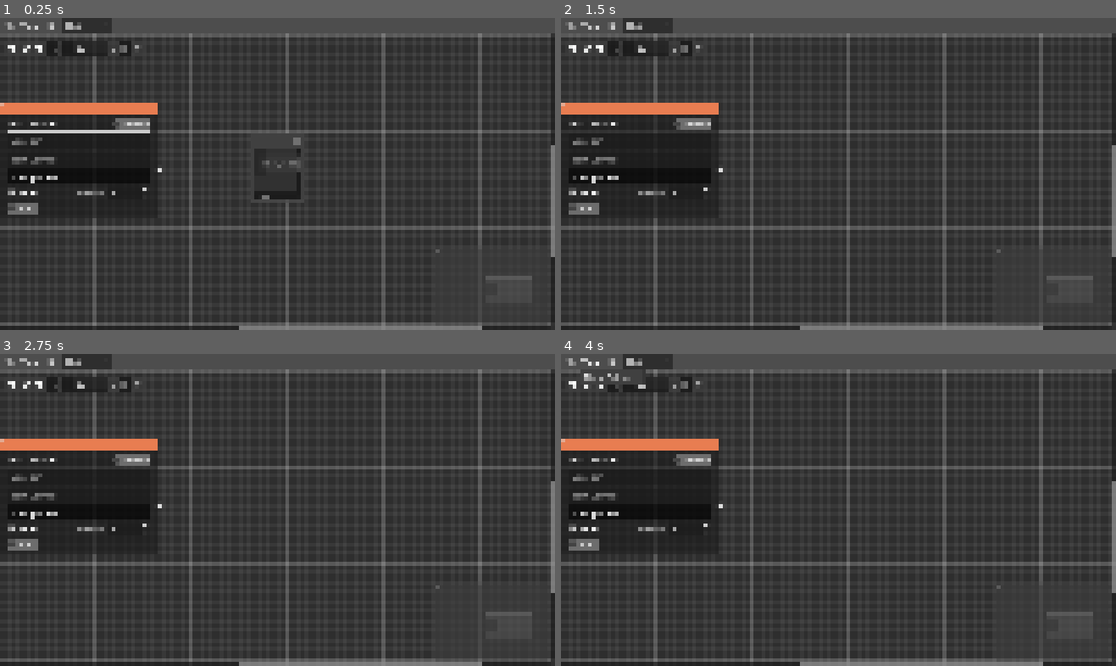
Above: before the commit, frames 1-4 (two rows, left to right).
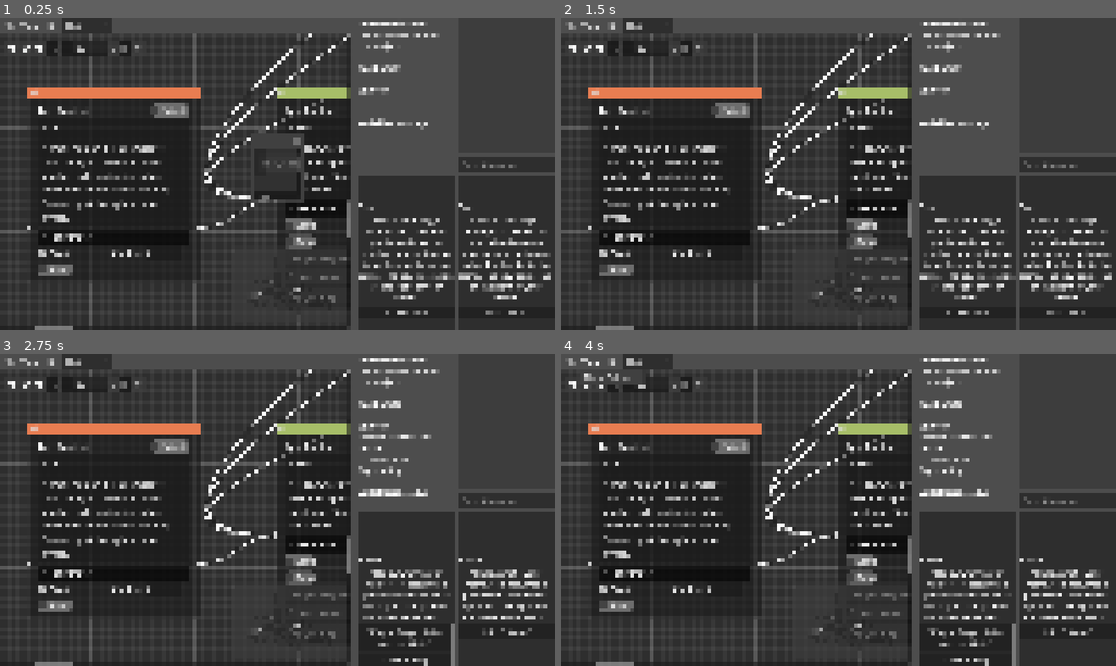
Above: after the commit, the same moments.

Repository: Roboticy3/Louder
Game: Godot game, scene res://proto_simulator/proto_simulator_wrapper.tscn
Two runs of this game, one before a commit and one after it. Both use one fixed random seed, a clock stepped at 60 frames per second and the inputs below. Before the commit the project starts from res://entities/editor.tscn.
Inputs (mouse positions are in pixels of both pictures, inside the frame that each line leads up to):
- Up to frame 1 (0.25 s): no input
- Up to frame 2 (1.5 s): click "Start" at 0.5 s; click "Start" at 1.25 s
- Up to frame 3 (2.75 s): click (405, 647) at 2 s, where only the run after the commit has a clickable "CONTINUE"
- Up to frame 4 (4 s): click "File" at 2.75 s; click "View" at 3.5 s

The runs differ from the first frame. In frame 1, 28% of the frame differs, in the area x 0-100%, y 1-100%; in frame 2, 28%; in frame 3, 28%; in frame 4, 28%.

Commit message:
fix bias in dice checks

Diff:
--- a/editor/demos/conversations/cordon.json
+++ b/editor/demos/conversations/cordon.json
@@ -5,26 +5,26 @@
 			"\"I don't know\"",
 			"Say nothing"
 		],
+		"conversation_id": "62",
+		"position_offset:x": "560.0",
+		"position_offset:y": "120.0",
 		"speaker": "Fosser",
 		"text": "\"Hello, what's your name?\" He assumes a polite stance and looks up at you. \"Sorry about my sister, she's weird.\"",
-		"conversation_id": "60",
-		"position_offset:x": "560.0",
-		"position_offset:y": "120.0",
-		"type": "hub"
-	},
-	{
+		"type": "hub"
+	},
+	{
+		"conversation_id": "65",
+		"position_offset:x": "1380.0",
+		"position_offset:y": "680.0",
 		"speaker": "Fosser",
 		"text": "\"I can see you\"",
-		"conversation_id": "63",
-		"position_offset:x": "1380.0",
-		"position_offset:y": "680.0",
-		"type": "hub"
-	},
-	{
-		"speaker": "Freya",
-		"conversation_id": "66",
+		"type": "hub"
+	},
+	{
+		"conversation_id": "68",
 		"position_offset:x": "1920.0",
 		"position_offset:y": "0.0",
+		"speaker": "Freya",
 		"type": "hub"
 	},
 	{
@@ -33,21 +33,21 @@
 			"\"Everything is going to be ok. How did you get here?\"",
 			"\"A knight?\""
 		],
+		"conversation_id": "72",
+		"position_offset:x": "1420.0",
+		"position_offset:y": "-160.0",
 		"speaker": "Structure",
 		"text": "Good. They know who you are. They have had proper processing. Now they can be processed.",
-		"conversation_id": "70",
-		"position_offset:x": "1420.0",
-		"position_offset:y": "-160.0",
 		"type": "hub"
 	},
 	{
 		"auto": true,
+		"conversation_id": "82",
 		"dice_level": "10.0",
 		"dice_skill": "Volition",
-		"speaker": "Freya",
-		"conversation_id": "80",
 		"position_offset:x": "4060.0",
 		"position_offset:y": "320.0",
+		"speaker": "Freya",
 		"type": "hub"
 	},
 	{
@@ -55,67 +55,67 @@
 			"(Flare your gills)",
 			"(Leave it be)"
 		],
+		"conversation_id": "84",
+		"position_offset:x": "4080.0",
+		"position_offset:y": "700.0",
 		"speaker": "Rhythm",
 		"text": "Her official stance and tone are inherently less interesting than the fish man standing behind the children.",
-		"conversation_id": "82",
-		"position_offset:x": "4080.0",
-		"position_offset:y": "700.0",
-		"type": "hub"
-	},
-	{
+		"type": "hub"
+	},
+	{
+		"conversation_id": "85",
+		"position_offset:x": "4480.0",
+		"position_offset:y": "800.0",
 		"speaker": "Benjamin",
 		"text": "The fish flares his gills and makes a farting sound.",
-		"conversation_id": "83",
-		"position_offset:x": "4480.0",
-		"position_offset:y": "800.0",
-		"type": "hub"
-	},
-	{
+		"type": "hub"
+	},
+	{
+		"conversation_id": "87",
+		"position_offset:x": "80.0",
+		"position_offset:y": "120.0",
 		"speaker": "Fica",
 		"start": true,
 		"text": "A small human girl attempts to hide from you behind an even smaller rock, motioning to her brother to do the same. The boy freezes up at the sight of your armor.",
-		"conversation_id": "85",
-		"position_offset:x": "80.0",
-		"position_offset:y": "120.0",
-		"type": "hub"
-	},
-	{
+		"type": "hub"
+	},
+	{
+		"conversation_id": "91",
+		"position_offset:x": "4880.0",
+		"position_offset:y": "800.0",
 		"speaker": "Fosser",
 		"text": "\"What?\" He turns. The knight has lost control of the center.",
-		"conversation_id": "89",
-		"position_offset:x": "4880.0",
-		"position_offset:y": "800.0",
-		"type": "hub"
-	},
-	{
+		"type": "hub"
+	},
+	{
+		"conversation_id": "92",
+		"position_offset:x": "1000.0",
+		"position_offset:y": "680.0",
 		"speaker": "Fica",
 		"text": "Fica whispers loudly. \"What are you doing! You're revealing my position!\" ",
-		"conversation_id": "90",
-		"position_offset:x": "1000.0",
-		"position_offset:y": "680.0",
-		"type": "hub"
-	},
-	{
+		"type": "hub"
+	},
+	{
+		"conversation_id": "93",
+		"position_offset:x": "580.0",
+		"position_offset:y": "660.0",
 		"speaker": "Fosser",
 		"text": "The boy keeps looking up at you for a second, but then decides to step towards his sister for safety.",
-		"conversation_id": "91",
-		"position_offset:x": "580.0",
-		"position_offset:y": "660.0",
-		"type": "hub"
-	},
-	{
-		"speaker": "Benjamin",
-		"conversation_id": "92",
+		"type": "hub"
+	},
+	{
+		"conversation_id": "94",
 		"position_offset:x": "560.0",
 		"position_offset:y": "-780.0",
-		"type": "hub"
-	},
-	{
+		"speaker": "Benjamin",
+		"type": "hub"
+	},
+	{
+		"conversation_id": "95",
+		"position_offset:x": "997.964172363281",
+		"position_offset:y": "-792.313537597656",
 		"speaker": "Benjamin",
 		"text": "A fish man has appeared. There is a cave behind him in the restricted area.",
-		"conversation_id": "93",
-		"position_offset:x": "997.964172363281",
-		"position_offset:y": "-792.313537597656",
 		"type": "hub"
 	},
 	{
@@ -125,59 +125,59 @@
 			"(Choice 1)",
 			"(Choice 2)"
 		],
-		"conversation_id": "94",
+		"conversation_id": "96",
 		"position_offset:x": "1400.0",
 		"position_offset:y": "-840.0",
 		"type": "hub"
 	},
 	{
+		"conversation_id": "97",
+		"position_offset:x": "1880.0",
+		"position_offset:y": "-1680.0",
 		"speaker": "Structure",
 		"text": "That's what the restricted area is protecting. Sometimes children get stuck in the caves.",
-		"conversation_id": "95",
+		"type": "hub"
+	},
+	{
+		"conversation_id": "98",
 		"position_offset:x": "1880.0",
-		"position_offset:y": "-1680.0",
-		"type": "hub"
-	},
-	{
+		"position_offset:y": "-2160.0",
 		"speaker": "Note",
 		"text": "Benjamin has the opportunity here to learn more about the world in one of two ways via a demonstration of a passive check. Meanwhile, Freya's view filters these out because of the overwhelming presence of structure in her personality at the beginning of the story.",
-		"conversation_id": "96",
-		"position_offset:x": "1880.0",
-		"position_offset:y": "-2160.0",
-		"type": "hub"
-	},
-	{
+		"type": "hub"
+	},
+	{
+		"conversation_id": "99",
 		"dice_level": "10.0",
 		"dice_skill": "Planets",
+		"position_offset:x": "1860.0",
+		"position_offset:y": "-920.0",
 		"speaker": "Planets",
 		"text": "The exquisite sandstone was soft and serene. The particular grain here is blessed. A perfect hiding spot while you were getting over your headache.",
-		"conversation_id": "97",
-		"position_offset:x": "1860.0",
-		"position_offset:y": "-920.0",
 		"type": "hub"
 	},
 	{
 		"auto": true,
-		"speaker": "Freya",
-		"conversation_id": "98",
+		"conversation_id": "100",
 		"position_offset:x": "160.0",
 		"position_offset:y": "660.0",
-		"type": "hub"
-	},
-	{
+		"speaker": "Freya",
+		"type": "hub"
+	},
+	{
+		"conversation_id": "101",
+		"position_offset:x": "2320.0",
+		"position_offset:y": "-80.0",
 		"speaker": "Life",
 		"text": "The kids look healthy. Even at there age, the fencing wouldn't have stood a chance.",
-		"conversation_id": "99",
-		"position_offset:x": "2320.0",
+		"type": "hub"
+	},
+	{
+		"conversation_id": "102",
+		"position_offset:x": "2740.0",
 		"position_offset:y": "-80.0",
-		"type": "hub"
-	},
-	{
 		"speaker": "Fica",
 		"text": "The girl speaks while staying hidden behind the rock. \"Brother went in the cave.\"",
-		"conversation_id": "100",
-		"position_offset:x": "2740.0",
-		"position_offset:y": "-80.0",
 		"type": "hub"
 	},
 	{
@@ -186,106 +186,107 @@
 			"(Choice 0)",
 			"(Choice 1)"
 		],
-		"conversation_id": "101",
+		"conversation_id": "103",
 		"position_offset:x": "3200.0",
 		"position_offset:y": "-40.0",
 		"type": "hub"
 	},
 	{
+		"conversation_id": "104",
+		"position_offset:x": "3660.0",
+		"position_offset:y": "-520.0",
 		"speaker": "Memory",
 		"text": "You were following the sound of footsteps. The air was stale down there.",
-		"conversation_id": "102",
+		"type": "hub"
+	},
+	{
+		"conversation_id": "105",
 		"position_offset:x": "3660.0",
-		"position_offset:y": "-520.0",
-		"type": "hub"
-	},
-	{
+		"position_offset:y": "-200.0",
 		"speaker": "Death",
 		"text": "The fish man and the caves smell similar. Either way, no place for kids.",
-		"conversation_id": "103",
-		"position_offset:x": "3660.0",
-		"position_offset:y": "-200.0",
 		"type": "hub"
 	},
 	{
 		"auto": true,
-		"conversation_id": "104",
+		"conversation_id": "106",
 		"position_offset:x": "4120.0",
 		"position_offset:y": "-260.0",
 		"type": "hub"
 	},
 	{
-		"speaker": "Freya",
-		"conversation_id": "105",
+		"conversation_id": "107",
 		"position_offset:x": "1920.0",
 		"position_offset:y": "-380.0",
-		"type": "hub"
-	},
-	{
+		"speaker": "Freya",
+		"type": "hub"
+	},
+	{
+		"conversation_id": "108",
+		"position_offset:x": "5060.0",
+		"position_offset:y": "220.0",
 		"speaker": "Note",
 		"text": "fosser_main and fica_main are story states. \"100\" in this case represents being en-route to being processed by freya.\n\nMeanwhile, \"200\" represents the kids going away on their own.\n\nBy default, variables behavve as \"0\" within the current system.",
-		"conversation_id": "106",
-		"position_offset:x": "5060.0",
-		"position_offset:y": "220.0",
-		"type": "hub"
-	},
-	{
-		"statements": "fica_main = 200",
-		"speaker": "Fica",
-		"text": "The opposite effect is had on Fica. The creepy fish man drives her out of hiding. \"Let's go, brother.\"",
-		"conversation_id": "107",
+		"type": "hub"
+	},
+	{
+		"conversation_id": "109",
 		"position_offset:x": "5320.0",
 		"position_offset:y": "800.0",
-		"type": "hub"
-	},
-	{
-		"statements": "fosser_main = 100",
-		"speaker": "Fosser",
-		"text": "Fosser complies to the knight's command, but Fica is staying behind her rock.",
-		"conversation_id": "108",
+		"speaker": "Fica",
+		"statements": "fica_main = 200",
+		"text": "The opposite effect is had on Fica. The creepy fish man drives her out of hiding. \"Let's go, brother.\"",
+		"type": "hub"
+	},
+	{
+		"conversation_id": "110",
 		"position_offset:x": "4520.0",
 		"position_offset:y": "340.0",
-		"type": "hub"
-	},
-	{
-		"text": "The kids are arguing now, you'll have to come back later when they've settled down.",
-		"conversation_id": "109",
+		"speaker": "Fosser",
+		"statements": "fosser_main = 100",
+		"text": "Fosser complies to the knight's command, but Fica is staying behind her rock.",
+		"type": "hub"
+	},
+	{
+		"conversation_id": "111",
 		"position_offset:x": "1760.0",
 		"position_offset:y": "680.0",
-		"type": "hub"
-	},
-	{
-		"statements": "fosser_main = 100",
 		"speaker": "Fosser",
-		"text": "Fosser complies, but the girl stays stubbornly behind the rock.",
-		"conversation_id": "110",
+		"text": "The kids are arguing now, you'll have to come back later when they've settled down.",
+		"type": "hub"
+	},
+	{
+		"conversation_id": "112",
 		"position_offset:x": "2560.0",
 		"position_offset:y": "-1240.0",
-		"type": "hub"
-	},
-	{
+		"speaker": "Fosser",
+		"statements": "fosser_main = 100",
+		"text": "Fosser complies, but the girl stays stubbornly behind the rock.",
+		"type": "hub"
+	},
+	{
+		"conversation_id": "113",
 		"dice_level": "10.0",
 		"dice_skill": "Stars",
+		"position_offset:x": "1880.0",
+		"position_offset:y": "-1360.0",
 		"speaker": "Stars",
 		"text": "The dense network of caves made you feel at home. Like a copy of the constellations, all linked together. ",
-		"conversation_id": "111",
-		"position_offset:x": "1880.0",
-		"position_offset:y": "-1360.0",
-		"type": "hub"
-	},
-	{
-		"statements": "freya_asserted_fosser = true",
-		"speaker": "Freya",
-		"conversation_id": "112",
+		"type": "hub"
+	},
+	{
+		"conversation_id": "114",
 		"position_offset:x": "980.0",
 		"position_offset:y": "-120.0",
-		"type": "hub"
-	},
-	{
-		"speaker": "Benjamin",
-		"conversation_id": "113",
+		"speaker": "Freya",
+		"statements": "relationship(\"Freya\", \"Fosser\")++",
+		"type": "hub"
+	},
+	{
+		"conversation_id": "115",
 		"position_offset:x": "1921.57897949219",
 		"position_offset:y": "257.490905761719",
+		"speaker": "Benjamin",
 		"type": "hub"
 	},
 	{
@@ -294,28 +295,28 @@
 			"(Choice 0)",
 			"(Choice 1)"
 		],
-		"conversation_id": "114",
+		"conversation_id": "116",
 		"position_offset:x": "2340.0",
 		"position_offset:y": "520.0",
 		"type": "hub"
 	},
 	{
+		"conversation_id": "117",
+		"position_offset:x": "3340.0",
+		"position_offset:y": "1180.0",
 		"speaker": "Note",
 		"text": "Maybe Freya can access the restricted area but other characters cannot?",
-		"conversation_id": "115",
-		"position_offset:x": "3340.0",
-		"position_offset:y": "1180.0",
 		"type": "hub"
 	},
 	{
 		"choices": [
 			"\"Both of you need to leave. This is a restricted area.\" (point towards the plaza)"
 		],
+		"conversation_id": "118",
+		"position_offset:x": "2780.0",
+		"position_offset:y": "260.0",
 		"speaker": "eath",
 		"text": "A suspicious fish-man has appeared behind the children. He looks poor and scared, and is also in the restricted area. Change of directive- get the kids out, anywhere other than here. Then investigate this *outlier*.",
-		"conversation_id": "116",
-		"position_offset:x": "2780.0",
-		"position_offset:y": "260.0",
 		"type": "hub"
 	},
 	{
@@ -324,11 +325,11 @@
 			"\"Am I in trouble?\"",
 			"(Retreat into the cave behind you)"
 		],
+		"conversation_id": "119",
+		"position_offset:x": "2780.0",
+		"position_offset:y": "1020.0",
 		"speaker": "Future",
 		"text": "You look like you're in trouble. Get out of here.",
-		"conversation_id": "117",
-		"position_offset:x": "2780.0",
-		"position_offset:y": "1020.0",
 		"type": "hub"
 	},
 	{
@@ -337,268 +338,268 @@
 			"(Choice 0)",
 			"(Choice 1)"
 		],
-		"conversation_id": "79",
+		"conversation_id": "120",
 		"position_offset:x": "3640.0",
 		"position_offset:y": "540.0",
 		"type": "hub"
 	},
 	{
-		"speaker": "Freya",
-		"conversation_id": "118",
+		"conversation_id": "121",
 		"position_offset:x": "3200.0",
 		"position_offset:y": "560.0",
+		"speaker": "Freya",
 		"type": "hub"
 	},
 	{
 		"from_choice": "\"Knight Freya of the Ancient Oak.\"",
-		"from_id": "60",
-		"to_id": "112",
+		"from_id": "62",
+		"to_id": "114",
 		"type": "connection"
 	},
 	{
 		"from_choice": "\"I don't know\"",
-		"from_id": "60",
+		"from_id": "62",
+		"to_id": "94",
+		"type": "connection"
+	},
+	{
+		"from_choice": "",
+		"from_id": "93",
 		"to_id": "92",
 		"type": "connection"
 	},
 	{
 		"from_choice": "",
+		"from_id": "114",
+		"to_id": "72",
+		"type": "connection"
+	},
+	{
+		"from_choice": "\"This area is restricted. Come with me.\"",
+		"from_id": "72",
+		"to_id": "107",
+		"type": "connection"
+	},
+	{
+		"from_choice": "\"Everything is going to be ok. How did you get here?\"",
+		"from_id": "72",
+		"to_id": "68",
+		"type": "connection"
+	},
+	{
+		"from_choice": "",
+		"from_id": "92",
+		"to_id": "65",
+		"type": "connection"
+	},
+	{
+		"from_choice": "",
+		"from_id": "65",
+		"to_id": "111",
+		"type": "connection"
+	},
+	{
+		"from_choice": "",
+		"from_id": "82",
+		"to_id": "110",
+		"type": "connection"
+	},
+	{
+		"from_choice": "(Choice 0)",
+		"from_id": "120",
+		"to_id": "82",
+		"type": "connection"
+	},
+	{
+		"from_choice": "(Choice 1)",
+		"from_id": "120",
+		"to_id": "84",
+		"type": "connection"
+	},
+	{
+		"from_choice": "(Leave it be)",
+		"from_id": "84",
+		"to_id": "110",
+		"type": "connection"
+	},
+	{
+		"from_choice": "(Flare your gills)",
+		"from_id": "84",
+		"to_id": "85",
+		"type": "connection"
+	},
+	{
+		"from_choice": "",
+		"from_id": "85",
+		"to_id": "91",
+		"type": "connection"
+	},
+	{
+		"from_choice": "",
 		"from_id": "91",
-		"to_id": "90",
-		"type": "connection"
-	},
-	{
-		"from_choice": "",
-		"from_id": "112",
-		"to_id": "70",
-		"type": "connection"
-	},
-	{
-		"from_choice": "\"This area is restricted. Come with me.\"",
-		"from_id": "70",
-		"to_id": "105",
-		"type": "connection"
-	},
-	{
-		"from_choice": "\"Everything is going to be ok. How did you get here?\"",
-		"from_id": "70",
-		"to_id": "66",
-		"type": "connection"
-	},
-	{
-		"from_choice": "",
-		"from_id": "90",
-		"to_id": "63",
-		"type": "connection"
-	},
-	{
-		"from_choice": "",
-		"from_id": "63",
 		"to_id": "109",
 		"type": "connection"
 	},
 	{
 		"from_choice": "",
-		"from_id": "80",
-		"to_id": "108",
-		"type": "connection"
-	},
-	{
-		"from_choice": "(Choice 0)",
-		"from_id": "79",
-		"to_id": "80",
-		"type": "connection"
-	},
-	{
-		"from_choice": "(Choice 1)",
-		"from_id": "79",
-		"to_id": "82",
-		"type": "connection"
-	},
-	{
-		"from_choice": "(Leave it be)",
-		"from_id": "82",
-		"to_id": "108",
-		"type": "connection"
-	},
-	{
-		"from_choice": "(Flare your gills)",
-		"from_id": "82",
-		"to_id": "83",
-		"type": "connection"
-	},
-	{
-		"from_choice": "",
-		"from_id": "83",
-		"to_id": "89",
-		"type": "connection"
-	},
-	{
-		"from_choice": "",
-		"from_id": "89",
-		"to_id": "107",
-		"type": "connection"
-	},
-	{
-		"from_choice": "",
-		"from_id": "92",
-		"to_id": "93",
-		"type": "connection"
-	},
-	{
-		"from_choice": "",
-		"from_id": "93",
-		"to_id": "94",
-		"type": "connection"
-	},
-	{
-		"from_choice": "(Choice 0)",
 		"from_id": "94",
 		"to_id": "95",
 		"type": "connection"
 	},
 	{
+		"from_choice": "",
+		"from_id": "95",
+		"to_id": "96",
+		"type": "connection"
+	},
+	{
+		"from_choice": "(Choice 0)",
+		"from_id": "96",
+		"to_id": "97",
+		"type": "connection"
+	},
+	{
 		"from_choice": "(Choice 1)",
-		"from_id": "94",
-		"to_id": "111",
+		"from_id": "96",
+		"to_id": "113",
 		"type": "connection"
 	},
 	{
 		"from_choice": "(Choice 2)",
-		"from_id": "94",
-		"to_id": "97",
+		"from_id": "96",
+		"to_id": "99",
+		"type": "connection"
+	},
+	{
+		"from_choice": "",
+		"from_id": "99",
+		"to_id": "62",
+		"type": "connection"
+	},
+	{
+		"from_choice": "",
+		"from_id": "113",
+		"to_id": "62",
+		"type": "connection"
+	},
+	{
+		"from_choice": "",
+		"from_id": "87",
+		"to_id": "62",
 		"type": "connection"
 	},
 	{
 		"from_choice": "",
 		"from_id": "97",
-		"to_id": "60",
-		"type": "connection"
-	},
-	{
-		"from_choice": "",
-		"from_id": "111",
-		"to_id": "60",
-		"type": "connection"
-	},
-	{
-		"from_choice": "",
-		"from_id": "85",
-		"to_id": "60",
-		"type": "connection"
-	},
-	{
-		"from_choice": "",
-		"from_id": "95",
-		"to_id": "60",
+		"to_id": "62",
 		"type": "connection"
 	},
 	{
 		"from_choice": "Say nothing",
-		"from_id": "60",
-		"to_id": "98",
-		"type": "connection"
-	},
-	{
-		"from_choice": "",
-		"from_id": "98",
-		"to_id": "91",
-		"type": "connection"
-	},
-	{
-		"from_choice": "",
-		"from_id": "66",
-		"to_id": "99",
-		"type": "connection"
-	},
-	{
-		"from_choice": "",
-		"from_id": "99",
+		"from_id": "62",
 		"to_id": "100",
 		"type": "connection"
 	},
 	{
 		"from_choice": "",
 		"from_id": "100",
+		"to_id": "93",
+		"type": "connection"
+	},
+	{
+		"from_choice": "",
+		"from_id": "68",
 		"to_id": "101",
 		"type": "connection"
 	},
 	{
-		"from_choice": "(Choice 0)",
+		"from_choice": "",
 		"from_id": "101",
 		"to_id": "102",
 		"type": "connection"
 	},
 	{
-		"from_choice": "(Choice 1)",
-		"from_id": "101",
+		"from_choice": "",
+		"from_id": "102",
 		"to_id": "103",
 		"type": "connection"
 	},
 	{
-		"from_choice": "",
+		"from_choice": "(Choice 0)",
 		"from_id": "103",
 		"to_id": "104",
 		"type": "connection"
 	},
 	{
-		"from_choice": "",
-		"from_id": "102",
-		"to_id": "104",
+		"from_choice": "(Choice 1)",
+		"from_id": "103",
+		"to_id": "105",
+		"type": "connection"
+	},
+	{
+		"from_choice": "",
+		"from_id": "105",
+		"to_id": "106",
 		"type": "connection"
 	},
 	{
 		"from_choice": "",
 		"from_id": "104",
-		"to_id": "70",
-		"type": "connection"
-	},
-	{
-		"from_choice": "",
-		"from_id": "105",
-		"to_id": "110",
+		"to_id": "106",
+		"type": "connection"
+	},
+	{
+		"from_choice": "",
+		"from_id": "106",
+		"to_id": "72",
+		"type": "connection"
+	},
+	{
+		"from_choice": "",
+		"from_id": "107",
+		"to_id": "112",
 		"type": "connection"
 	},
 	{
 		"from_choice": "\"A knight?\"",
-		"from_id": "70",
-		"to_id": "113",
+		"from_id": "72",
+		"to_id": "115",
 		"type": "connection"
 	},
 	{
 		"from_choice": "(Choice 0)",
-		"from_id": "114",
-		"to_id": "116",
-		"type": "connection"
-	},
-	{
-		"from_choice": "(Choice 1)",
-		"from_id": "114",
-		"to_id": "117",
-		"type": "connection"
-	},
-	{
-		"from_choice": "",
-		"from_id": "113",
-		"to_id": "114",
-		"type": "connection"
-	},
-	{
-		"from_choice": "\"Both of you need to leave. This is a restricted area.\" (point towards the plaza)",
 		"from_id": "116",
 		"to_id": "118",
 		"type": "connection"
 	},
 	{
-		"from_choice": "",
+		"from_choice": "(Choice 1)",
+		"from_id": "116",
+		"to_id": "119",
+		"type": "connection"
+	},
+	{
+		"from_choice": "",
+		"from_id": "115",
+		"to_id": "116",
+		"type": "connection"
+	},
+	{
+		"from_choice": "\"Both of you need to leave. This is a restricted area.\" (point towards the plaza)",
 		"from_id": "118",
-		"to_id": "79",
-		"type": "connection"
-	},
-	{
-		"position:x": "2320.033203125",
-		"position:y": "176.498962402344",
+		"to_id": "121",
+		"type": "connection"
+	},
+	{
+		"from_choice": "",
+		"from_id": "121",
+		"to_id": "120",
+		"type": "connection"
+	},
+	{
+		"position:x": "1171.46533203125",
+		"position:y": "240.117797851563",
 		"type": "camera",
-		"zoom": "0.80288791656494"
+		"zoom": "1.06864392757416"
 	}
 ]
--- a/editor/project.godot
+++ b/editor/project.godot
@@ -11,7 +11,7 @@
 [application]
 
 config/name="CustomGraph"
-run/main_scene="uid://d1xnbir365a7q"
+run/main_scene="uid://i5djwipicmob"
 config/features=PackedStringArray("4.7", "GL Compatibility")
 config/icon="res://icon.svg"
 
@@ -56,7 +56,7 @@
 "events": [Object(InputEventKey,"resource_local_to_scene":false,"resource_name":"","device":-1,"window_id":0,"alt_press …(189 unchanged characters)…
 ]
 }
-graph_reload={
+simulator_reset={
 "deadzone": 0.2,
 "events": [Object(InputEventKey,"resource_local_to_scene":false,"resource_name":"","device":-1,"window_id":0,"alt_press …(189 unchanged characters)…
 ]
--- a/editor/proto_simulator/proto_simulator_wrapper.tscn
+++ b/editor/proto_simulator/proto_simulator_wrapper.tscn
@@ -16,12 +16,11 @@
 
 [node name="PSSimulator" type="Node" parent="." unique_id=448811002 node_paths=PackedStringArray("conversation") groups=["conversation_changed_listener"]]
 script = ExtResource("3_psim")
-conversation_path = "res://demos/conversations/cordon.json"
 conversation = NodePath("../PSConversation")
+reset_state_on_ready = true
 
-[node name="PSConversationLoader" type="Node" parent="." unique_id=1703789268 node_paths=PackedStringArray("input_context", "simulator")]
+[node name="PSConversationLoader" type="Node" parent="." unique_id=1703789268 node_paths=PackedStringArray("simulator")]
 script = ExtResource("3_hwksk")
-input_context = NodePath("../CanvasLayer/HSplitContainer/Editor")
 simulator = NodePath("../PSSimulator")
 
 [node name="PSConfig" type="Node" parent="." unique_id=494521167]
@@ -36,14 +35,14 @@
 anchor_bottom = 1.0
 grow_horizontal = 2
 grow_vertical = 2
+split_offsets = PackedInt32Array(731)
+split_offset = 731
 
 [node name="Editor" parent="CanvasLayer/HSplitContainer" unique_id=1835673697 instance=ExtResource("5_winkx")]
 custom_minimum_size = Vector2(382.125, 0)
 layout_mode = 2
 
 [node name="File" parent="CanvasLayer/HSplitContainer/Editor/Control/GridContainer/FileBar" parent_id_path=PackedInt32Array(1835673697, 810829967) index="0" unique_id=853677447 groups=["conversation_changed_listener"]]
-visible = false
-disable_save = true
 disable_load = true
 
 [node name="GraphEdit" parent="CanvasLayer/HSplitContainer/Editor/Control/GridContainer" parent_id_path=PackedInt32Array(1835673697, 1756259022) index="1" unique_id=2143194040]
--- a/editor/proto_simulator/ps_choices_container.gd
+++ b/editor/proto_simulator/ps_choices_container.gd
@@ -11,6 +11,7 @@
 		var button := Button.new()
 		var choice := str(choices[i].get("from_choice", ""))
 		button.text = choice
+		button.autowrap_mode = TextServer.AUTOWRAP_WORD_SMART
 		if button.text.is_empty():
 			button.text = "CONTINUE"
 		button.pressed.connect(_on_choice_pressed.bind(choice))
--- a/editor/proto_simulator/ps_conversation_loader.gd
+++ b/editor/proto_simulator/ps_conversation_loader.gd
@@ -1,6 +1,7 @@
 class_name PSConversationLoader extends Node
 
 @export var simulator: PSSimulator
+@export var load_now := "res://demos/conversations/cordon.json"
 
 #recieve a delayed update after conversation load for visuals
 #"update" is called on this group
@@ -21,10 +22,17 @@
 	dialog.file_selected.connect(_on_file_selected)
 	add_child(dialog)
 
+	if !load_now.is_empty():
+		_on_file_selected(load_now)
+
 func _unhandled_input(event: InputEvent) -> void:
 	if event.is_action_pressed("graph_load"):
 		dialog.show()
+	if event.is_action_pressed("simulator_reset"):
+		_on_file_selected(current_loaded)
 
+var current_loaded := ""
 func _on_file_selected(path: String) -> void:
+	current_loaded = path
 	get_tree().call_group.call_deferred(conversation_changed_listener_group, &"_on_conversation_changed", path)
 	get_tree().call_group.call_deferred(update_group, &"update")
--- a/editor/proto_simulator/ps_simulator.gd
+++ b/editor/proto_simulator/ps_simulator.gd
@@ -19,6 +19,8 @@
 @export var start_position: int = 0
 
 @onready var position := 0
+
+@export var reset_state_on_ready := false
 @export var state:PSConversationState
 var e := Expression.new()
 
@@ -58,13 +60,15 @@
 	return get_property(position, property)
 
 func roll_dice() -> int:
-	return (randi() % 6) + (randi() % 6)
+	return (randi() % 6) + (randi() % 6) + 2
 
 ### Actions
 ## These functions are internal actions of the simulator and should not be
 ## called externally.
 
 func _ready():
+	if reset_state_on_ready:
+		_reset_state()
 	var c := PSConversation.new()
 	c.load_from_json(conversation_path)
 
@@ -84,6 +88,9 @@
 	warp(start)
 
 	choice_made.emit()
+
+func _reset_state():
+	state = PSConversationState.new()
 
 func _on_conversation_changed(new_path:String):
 	conversation_path = new_path
